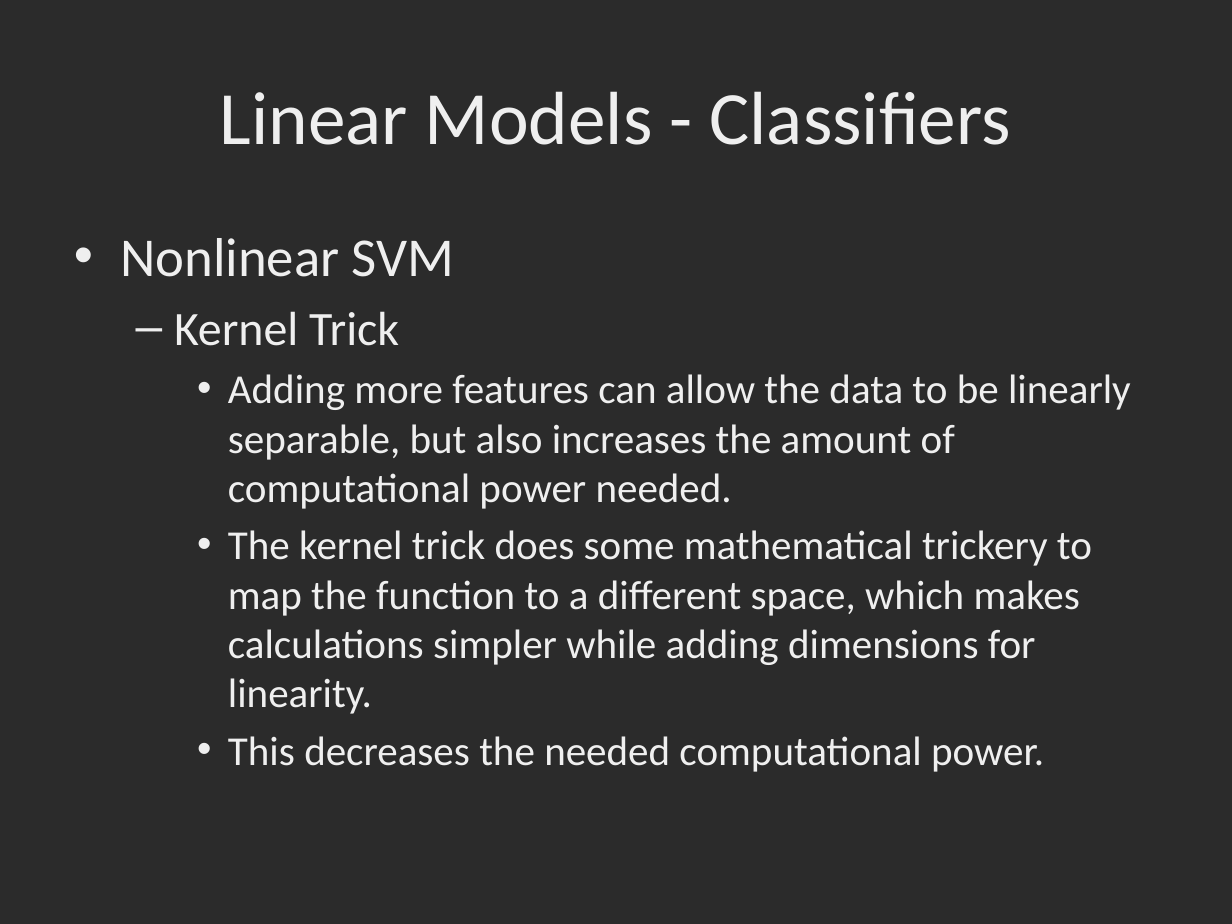
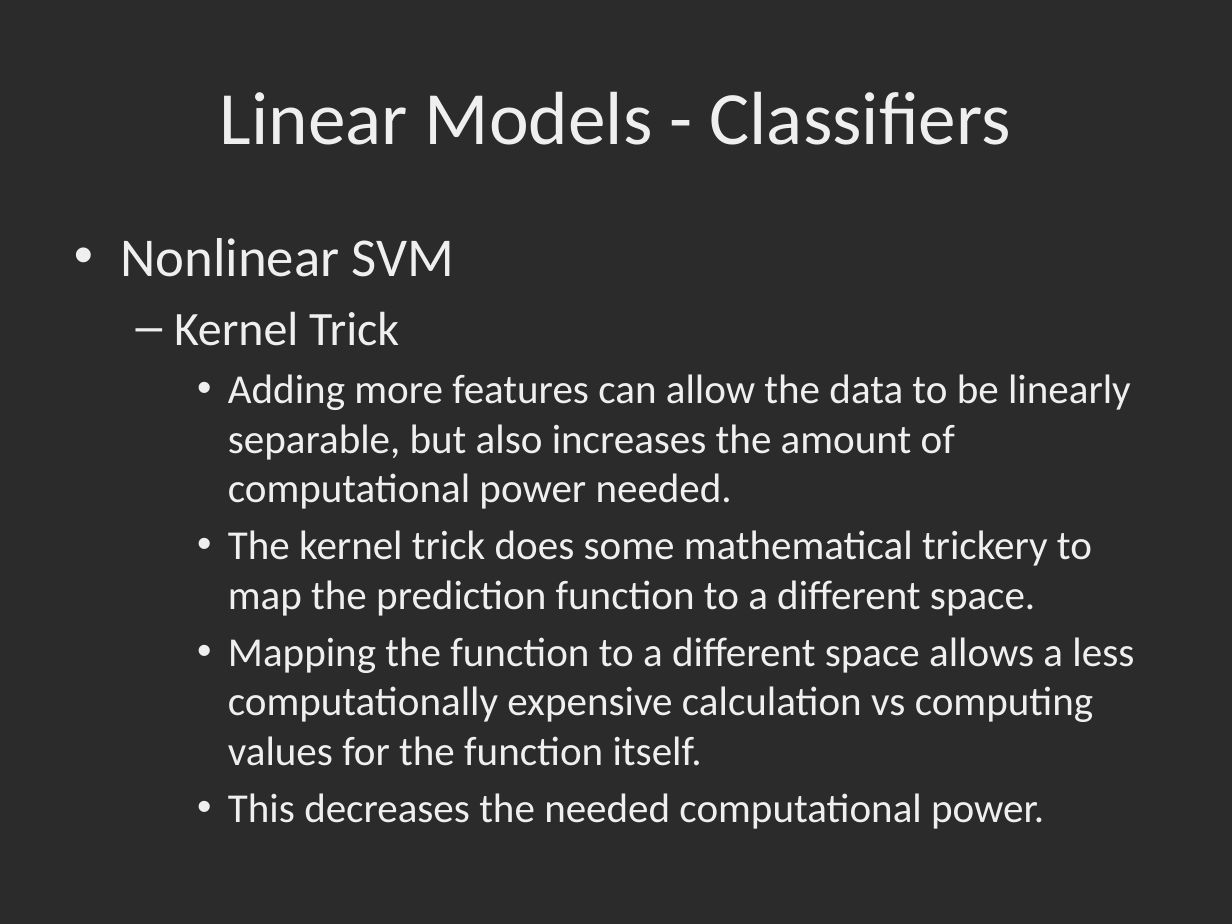
Before and after one commit to dbowmans46/PracticalProgramming, a slide deck: slide 93 of Session 7 - Python/Instructional Material/Session 7 - Python Brief Intro to Machine Learning with Scikit Learn.pptx (slide 91 before the commit). Drawn at 1232x924 pixels with LibreOffice and Linux fonts; fonts in the diff are those of the drawing; background and template pictures are left out; a plain dark background stands for a picture behind light text. Boxes give left, top, right and bottom in pixels: in the first picture for what was removed or moved away, otherwise in the second. Text is boxed around its words. In the diff, an @@ line names an element or a change of style, - is before the commit and + after.

Commit message:
Added in-class exercise slides, fixed typos, cleaned up slides, added gamma example, added skeleton for regressor metrics, grouped slides, added references, added formulas to regression slides, fixed LinearSVC arguments.

```diff
--- a/Session 7 - Python/Instructional Material/Session 7 - Python Brief Intro to Machine Learning with Scikit Learn.pptx
+++ b/Session 7 - Python/Instructional Material/Session 7 - Python Brief Intro to Machine Learning with Scikit Learn.pptx
@@ text at box(228, 530, 1134, 766): text changed @@
-    • The kernel trick does some mathematical trickery to map the function to a different space, which makes calculations simpler while adding dimensions for linearity.
+    • The kernel trick does some mathematical trickery to map the prediction function to a different space.
+    • Mapping the function to a different space allows a less computationally expensive calculation vs computing values for the function itself.
```
Also in this commit, not shown: 30 other slides changed, 16 slides added, 3 slides removed, 1 other file.
